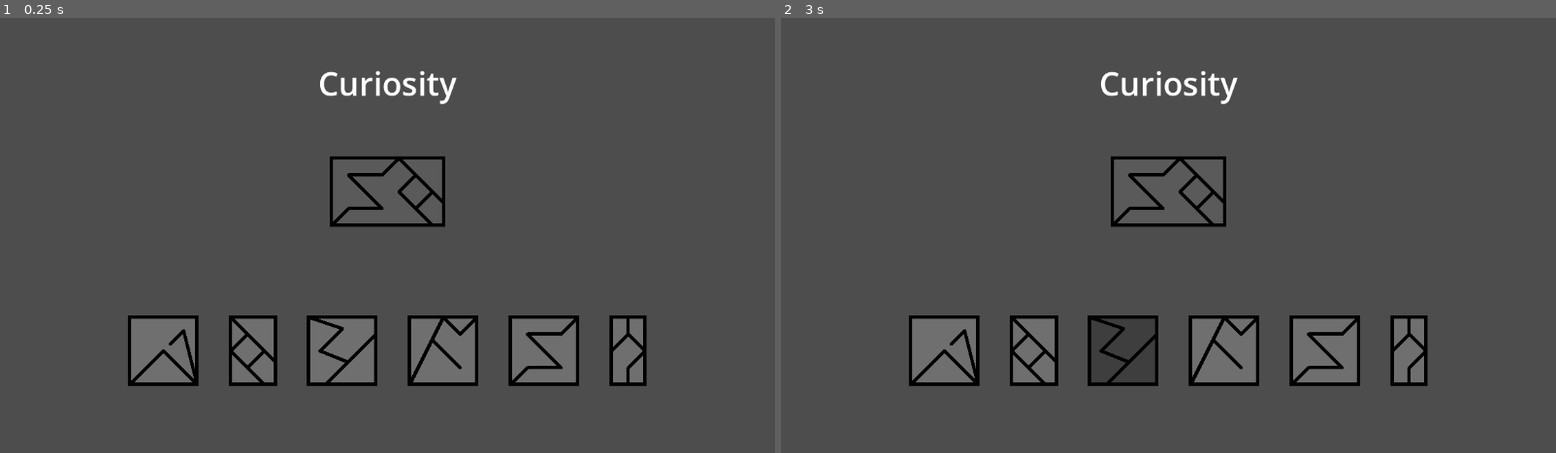
Above: before the commit, frames 1-2 (left to right).
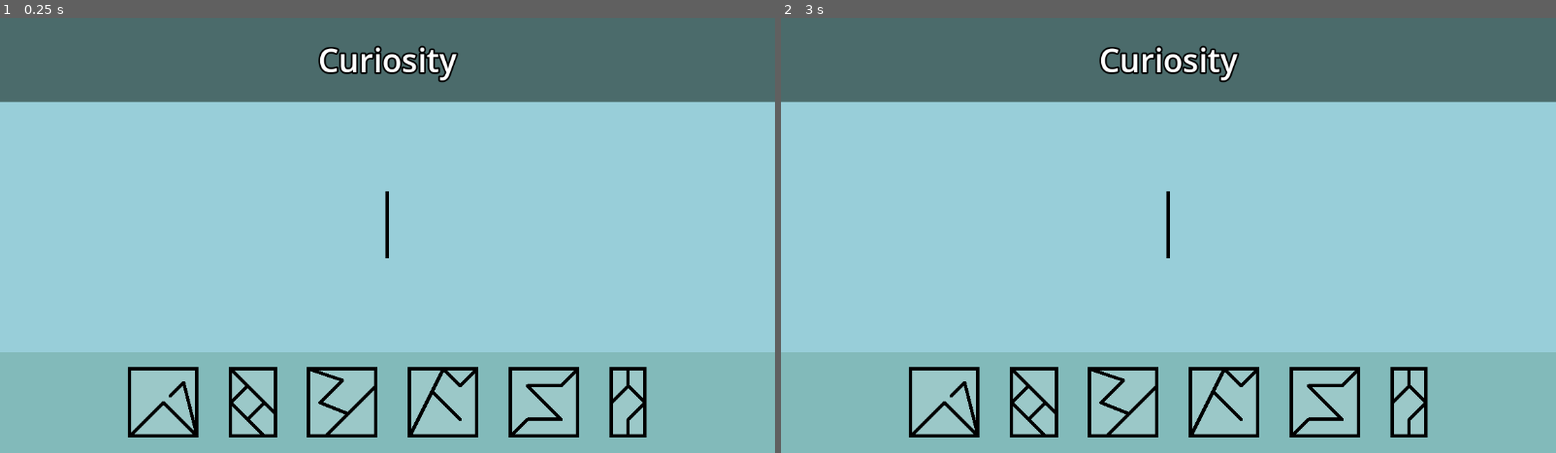
Above: after the commit, the same moments.

Repository: CattacoCattaco/Wizard-Amnesiac
Game: Godot game, scene res://main/main.tscn
Same seed, same stepped clock (60 frames per second), same inputs: the game is played once before the commit and once after it.
Inputs (mouse positions are in pixels of both pictures, inside the frame that each line leads up to):
- Up to frame 1 (0.25 s): no input
- Up to frame 2 (3 s): tap Enter at 0.5, 2 s; move the mouse to (1339, 213) at 0.52 s; hold Right 0.53-1.28 s; tap Backspace at 0.6, 1.55, 2.1 s; click (1339, 213) at 0.67 s; tap R at 0.8, 1.35, 2.3, 2.85 s; tap Space at 1.25, 2.75 s; move the mouse to (1013, 257) at 1.27 s; hold Down 1.28-2.03 s; click (1013, 257) at 1.42 s; move the mouse to (1246, 139) at 2.02 s; hold Right 2.03-2.78 s; click (1246, 139) at 2.17 s; move the mouse to (1129, 322) at 2.77 s; hold Up from 2.78 s (still down); click (1129, 322) at 2.92 s

The runs differ from the first frame. In frame 1, 99% of the frame differs, in the area x 0-100%, y 0-100%; in frame 2, 99%.

Commit message:
Add Guess Symbol
The symbol in the middle is now a multisymbol which gains child symbols when you press the symbol buttons at the bottom and can be cleared with r. You can also delete the last symbol with backspace.

Diff:
--- a/main/main.tscn
+++ b/main/main.tscn
@@ -1,27 +1,17 @@
-[gd_scene load_steps=13 format=3 uid="uid://cdly6i4lxnov2"]
+[gd_scene load_steps=12 format=3 uid="uid://cdly6i4lxnov2"]
 
 [ext_resource type="Script" uid="uid://55r0wtsd6gs6" path="res://main/symbol/symbol_display.gd" id="1_53q0u"]
+[ext_resource type="Script" uid="uid://fjxv86xw4ffq" path="res://main/symbol/GuessSymbol/guess_symbol.gd" id="1_xwkvk"]
 [ext_resource type="Script" uid="uid://vuytrsscfx6d" path="res://main/symbol/symbol_data.gd" id="2_pjrb6"]
 
 [sub_resource type="LabelSettings" id="LabelSettings_pjrb6"]
 font_size = 48
-
-[sub_resource type="Resource" id="Resource_xwkvk"]
-script = ExtResource("2_pjrb6")
-border_type = 1
-symbol = 4
-metadata/_custom_type_script = "uid://vuytrsscfx6d"
-
-[sub_resource type="Resource" id="Resource_c651c"]
-script = ExtResource("2_pjrb6")
-border_type = 1
-symbol = 1
-metadata/_custom_type_script = "uid://vuytrsscfx6d"
+outline_size = 10
+outline_color = Color(0, 0, 0, 1)
 
 [sub_resource type="Resource" id="Resource_pjrb6"]
 script = ExtResource("2_pjrb6")
 symbol = 6
-child_symbols = Array[ExtResource("2_pjrb6")]([SubResource("Resource_xwkvk"), SubResource("Resource_c651c")])
 metadata/_custom_type_script = "uid://vuytrsscfx6d"
 
 [sub_resource type="Resource" id="Resource_3wy1v"]
@@ -61,17 +51,34 @@
 grow_horizontal = 2
 grow_vertical = 2
 
-[node name="Label" type="Label" parent="."]
+[node name="ColorRect3" type="ColorRect" parent="."]
 layout_mode = 1
-anchors_preset = -1
+anchors_preset = 15
+anchor_right = 1.0
+anchor_bottom = 1.0
+grow_horizontal = 2
+grow_vertical = 2
+color = Color(0.595, 0.8075, 0.85, 1)
+
+[node name="ColorRect2" type="ColorRect" parent="ColorRect3"]
+custom_minimum_size = Vector2(0, 125)
+layout_mode = 1
+anchors_preset = 10
+anchor_right = 1.0
+grow_horizontal = 2
+color = Color(0.294, 0.42, 0.42, 1)
+
+[node name="Label" type="Label" parent="ColorRect3/ColorRect2"]
+layout_mode = 1
+anchors_preset = 8
 anchor_left = 0.5
-anchor_top = 0.15
+anchor_top = 0.5
 anchor_right = 0.5
-anchor_bottom = 0.15
-offset_left = -34.5
-offset_top = -11.5
-offset_right = 34.5
-offset_bottom = 11.5
+anchor_bottom = 0.5
+offset_left = -103.0
+offset_top = -33.5
+offset_right = 103.0
+offset_bottom = 33.5
 grow_horizontal = 2
 grow_vertical = 2
 text = "Curiosity"
@@ -79,38 +86,53 @@
 horizontal_alignment = 1
 vertical_alignment = 1
 
-[node name="Symbol" type="Control" parent="."]
+[node name="GuessSymbol" type="Control" parent="ColorRect3" node_paths=PackedStringArray("symbol_buttons")]
+custom_minimum_size = Vector2(0, 100)
 layout_mode = 1
 anchor_left = 0.5
-anchor_top = 0.4
+anchor_top = 0.475
 anchor_right = 0.5
-anchor_bottom = 0.4
-offset_left = -83.333336
+anchor_bottom = 0.475
 offset_top = -50.0
-offset_right = 83.333336
 offset_bottom = 50.0
 grow_horizontal = 2
 grow_vertical = 2
 size_flags_horizontal = 0
 size_flags_vertical = 0
-script = ExtResource("1_53q0u")
+script = ExtResource("1_xwkvk")
+symbol_buttons = [NodePath("../ColorRect/HBoxContainer/HopeButton"), NodePath("../ColorRect/HBoxContainer/StabilityButton"), NodePath("../ColorRect/HBoxContainer/LoveButton"), NodePath("../ColorRect/HBoxContainer/LossButton"), NodePath("../ColorRect/HBoxContainer/EntropyButton"), NodePath("../ColorRect/HBoxContainer/CuriosityButton")]
 symbol = SubResource("Resource_pjrb6")
-bg_color = Color(1, 1, 1, 0.078431375)
+bg_color = Color(1, 1, 1, 0.08235294)
+metadata/_custom_type_script = "uid://55r0wtsd6gs6"
 
-[node name="HBoxContainer" type="HBoxContainer" parent="."]
+[node name="ColorRect" type="ColorRect" parent="ColorRect3"]
+custom_minimum_size = Vector2(0, 150)
 layout_mode = 1
-anchors_preset = -1
+anchors_preset = 12
+anchor_top = 1.0
+anchor_right = 1.0
+anchor_bottom = 1.0
+offset_top = -150.0
+grow_horizontal = 2
+grow_vertical = 0
+color = Color(0.511, 0.73, 0.73, 1)
+
+[node name="HBoxContainer" type="HBoxContainer" parent="ColorRect3/ColorRect"]
+layout_mode = 1
+anchors_preset = 8
 anchor_left = 0.5
-anchor_top = 0.75
+anchor_top = 0.5
 anchor_right = 0.5
-anchor_bottom = 0.75
-offset_left = -20.0
-offset_top = -40.0
-offset_right = 20.0
+anchor_bottom = 0.5
+offset_left = -383.0
+offset_top = -50.0
+offset_right = 383.0
+offset_bottom = 50.0
 grow_horizontal = 2
+grow_vertical = 2
 theme_override_constants/separation = 50
 
-[node name="SymbolDisplay" type="Control" parent="HBoxContainer"]
+[node name="HopeButton" type="Control" parent="ColorRect3/ColorRect/HBoxContainer"]
 layout_mode = 2
 script = ExtResource("1_53q0u")
 symbol = SubResource("Resource_3wy1v")
@@ -120,7 +142,7 @@
 pressed_color = Color(0, 0, 0, 0.19607843)
 metadata/_custom_type_script = "uid://55r0wtsd6gs6"
 
-[node name="SymbolDisplay2" type="Control" parent="HBoxContainer"]
+[node name="StabilityButton" type="Control" parent="ColorRect3/ColorRect/HBoxContainer"]
 layout_mode = 2
 script = ExtResource("1_53q0u")
 symbol = SubResource("Resource_kfbq2")
@@ -130,7 +152,7 @@
 pressed_color = Color(0, 0, 0, 0.19607843)
 metadata/_custom_type_script = "uid://55r0wtsd6gs6"
 
-[node name="SymbolDisplay3" type="Control" parent="HBoxContainer"]
+[node name="LoveButton" type="Control" parent="ColorRect3/ColorRect/HBoxContainer"]
 layout_mode = 2
 script = ExtResource("1_53q0u")
 symbol = SubResource("Resource_4dugh")
@@ -140,7 +162,7 @@
 pressed_color = Color(0, 0, 0, 0.19607843)
 metadata/_custom_type_script = "uid://55r0wtsd6gs6"
 
-[node name="SymbolDisplay4" type="Control" parent="HBoxContainer"]
+[node name="LossButton" type="Control" parent="ColorRect3/ColorRect/HBoxContainer"]
 layout_mode = 2
 script = ExtResource("1_53q0u")
 symbol = SubResource("Resource_67ri8")
@@ -150,7 +172,7 @@
 pressed_color = Color(0, 0, 0, 0.19607843)
 metadata/_custom_type_script = "uid://55r0wtsd6gs6"
 
-[node name="SymbolDisplay5" type="Control" parent="HBoxContainer"]
+[node name="EntropyButton" type="Control" parent="ColorRect3/ColorRect/HBoxContainer"]
 layout_mode = 2
 script = ExtResource("1_53q0u")
 symbol = SubResource("Resource_grrlh")
@@ -160,7 +182,7 @@
 pressed_color = Color(0, 0, 0, 0.19607843)
 metadata/_custom_type_script = "uid://55r0wtsd6gs6"
 
-[node name="SymbolDisplay6" type="Control" parent="HBoxContainer"]
+[node name="CuriosityButton" type="Control" parent="ColorRect3/ColorRect/HBoxContainer"]
 layout_mode = 2
 script = ExtResource("1_53q0u")
 symbol = SubResource("Resource_0i4oc")
--- /dev/null
+++ b/main/symbol/GuessSymbol/guess_symbol.gd
@@ -0,0 +1,41 @@
+@tool
+class_name GuessSymbol
+extends SymbolDisplay
+
+@export var symbol_buttons: Array[SymbolDisplay]
+
+
+func _ready() -> void:
+	for symbol_button: SymbolDisplay in symbol_buttons:
+		symbol_button.pressed.connect(add_symbol.bind(symbol_button.symbol))
+
+	super()
+
+
+func _input(event: InputEvent) -> void:
+	if event is InputEventKey:
+		if event.pressed:
+			if event.keycode == KEY_BACKSPACE:
+				remove_symbol()
+			elif event.keycode == KEY_R:
+				clear_symbols()
+
+
+func add_symbol(new_symbol: SymbolData) -> void:
+	new_symbol = new_symbol.duplicate()
+
+	if new_symbol.border_type == SymbolData.BorderType.SQUARE:
+		new_symbol.border_type = SymbolData.BorderType.SQUARE_HIDDEN
+
+	symbol.child_symbols.append(new_symbol)
+	update = true
+
+
+func remove_symbol() -> void:
+	symbol.child_symbols.pop_back()
+	update = true
+
+
+func clear_symbols() -> void:
+	symbol.child_symbols = []
+	update = true
--- a/main/symbol/symbol_display.gd
+++ b/main/symbol/symbol_display.gd
@@ -24,6 +24,7 @@
 	set(value):
 		update = false
 		queue_redraw()
+		set_custom_minimum_size(_get_minimum_size())
 
 @export var bg_color: Color:
 	set(value):
@@ -41,6 +42,7 @@
 
 var state: State = State.NORMAL
 
+
 func _ready() -> void:
 	symbol_lines = Line2D.new()
 	add_child(symbol_lines)
@@ -51,6 +53,37 @@
 	symbol_lines.begin_cap_mode = Line2D.LINE_CAP_ROUND
 	symbol_lines.end_cap_mode = Line2D.LINE_CAP_ROUND
 	symbol_lines.joint_mode = Line2D.LINE_JOINT_ROUND
+
+
+func _get_minimum_size():
+	return Vector2(symbol.get_width() * symbol_height, symbol_height)
+
+
+func _input(event: InputEvent) -> void:
+	if not is_button:
+		return
+
+	if event is InputEventMouseMotion:
+		if contains_point(get_local_mouse_position()):
+			if state == State.NORMAL:
+				state = State.HOVERED
+				queue_redraw()
+		elif state == State.HOVERED:
+			state = State.NORMAL
+			queue_redraw()
+	elif event is InputEventMouseButton:
+		var left: bool = event.button_index == MOUSE_BUTTON_LEFT
+
+		if contains_point(get_local_mouse_position()) and left and event.pressed:
+			state = State.PRESSED
+			pressed.emit()
+			queue_redraw()
+		elif state == State.PRESSED and left:
+			if contains_point(get_local_mouse_position()):
+				state = State.HOVERED
+			else:
+				state = State.NORMAL
+			queue_redraw()
 
 
 func _draw() -> void:
@@ -302,6 +335,8 @@
 		var child_symbol := SymbolDisplay.new()
 		child_symbol.symbol_height = symbol_height
 		child_symbol.symbol = symbol_data
+		child_symbol.bg_color = Color.TRANSPARENT
+		child_symbol.mouse_filter = MOUSE_FILTER_PASS
 
 		add_child(child_symbol)
 		child_symbols.append(child_symbol)
@@ -310,39 +345,6 @@
 		progress += symbol_data.get_width() * child_symbol.symbol_height
 
 
-func _get_minimum_size():
-	return Vector2(symbol.get_width() * symbol_height, symbol_height)
-
-
-func _input(event: InputEvent) -> void:
-	if not is_button:
-		return
-
-	if event is InputEventMouseMotion:
-		if contains_point(get_local_mouse_position()):
-			if state == State.NORMAL:
-				state = State.HOVERED
-				queue_redraw()
-				print("a")
-		elif state == State.HOVERED:
-			state = State.NORMAL
-			queue_redraw()
-			print("b")
-	elif event is InputEventMouseButton:
-		var left: bool = event.button_index == MOUSE_BUTTON_LEFT
-
-		if contains_point(get_local_mouse_position()) and left and event.pressed:
-			state = State.PRESSED
-			pressed.emit()
-			queue_redraw()
-		elif state == State.PRESSED and left:
-			if contains_point(get_local_mouse_position()):
-				state = State.HOVERED
-			else:
-				state = State.NORMAL
-			queue_redraw()
-
-
 func contains_point(point: Vector2) -> bool:
 	if symbol.is_square():
 		return get_symbol_rect().has_point(point)
Not shown, added: main/symbol/GuessSymbol/guess_symbol.gd.uid
